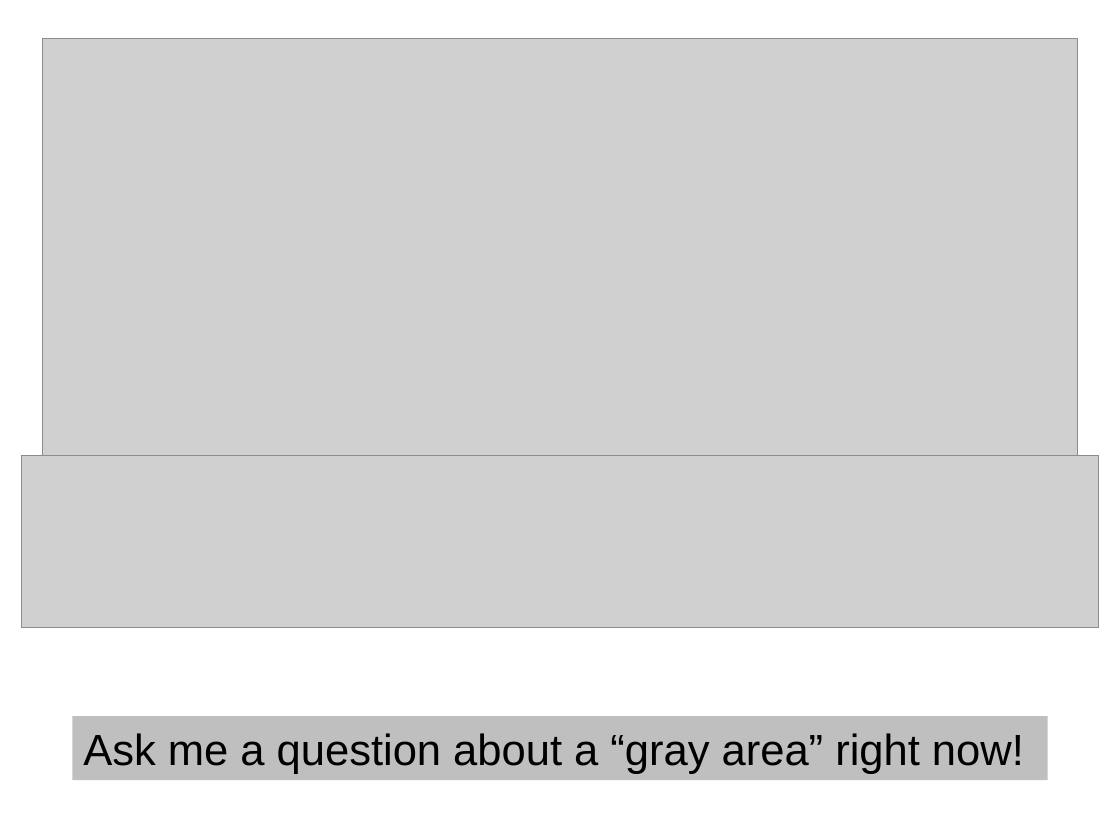
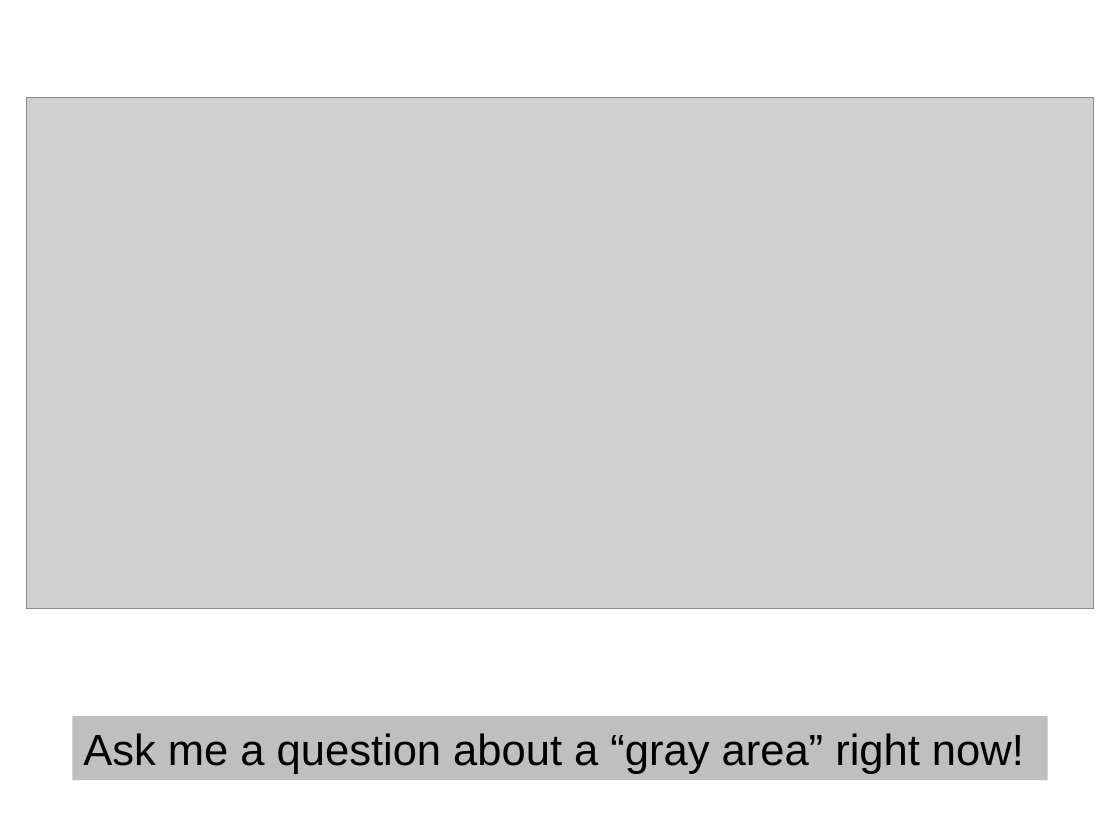
Before and after one commit to RHIT-CSSE/csse220, a slide deck: slide 16 of ClassMaterials/2DArraysAndMaps/Slides/Part1-Help-and-Academic-Integrity.pptx. Drawn at 1120x840 pixels with LibreOffice and Linux fonts; fonts in the diff are those of the drawing; grey boxes stand for pictures. Boxes give left, top, right and bottom in pixels: in the first picture for what was removed or moved away, otherwise in the second. Text is boxed around its words. In the diff, an @@ line names an element or a change of style, - is before the commit and + after.

```diff
--- a/ClassMaterials/2DArraysAndMaps/Slides/Part1-Help-and-Academic-Integrity.pptx
+++ b/ClassMaterials/2DArraysAndMaps/Slides/Part1-Help-and-Academic-Integrity.pptx
@@ picture: place and size @@
-picture at [43,38,1077,455]
+picture at [26,97,1093,608]
@@ picture removed at [21,456,1099,628] @@
```
Also in this commit, not shown: 4 slides added, 4 slides removed, 1 other file.
